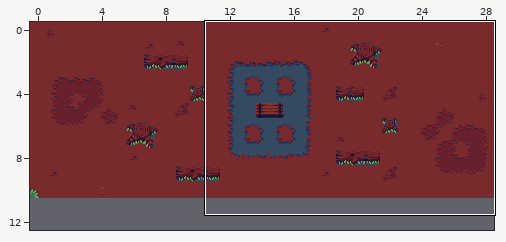
A Tiled map gets an edit: public/assets/map/forest_battlemap3.tmx. Above: a wide view before the commit, with the close-up outlined.
Close-up. Before the edit:
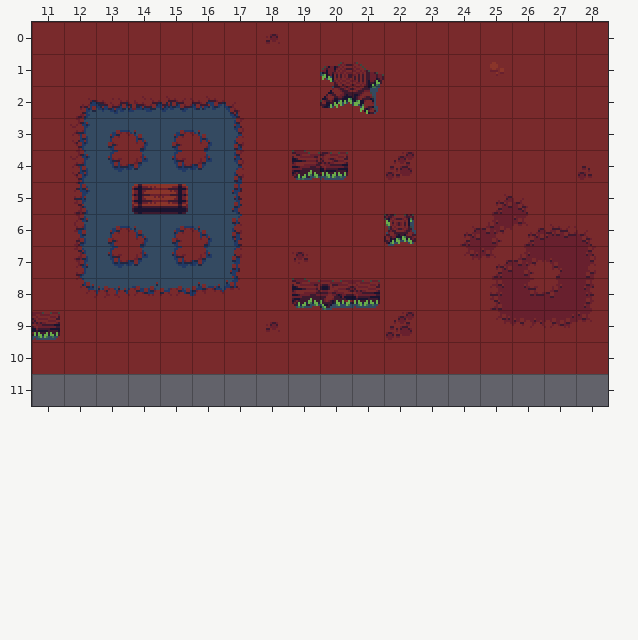
Cells are 16x16 px. Shown: x 11..28, y 0..11. The commit also changed other parts of the map, which this record leaves out. The old version is drawn lined up with the new one.
New version:
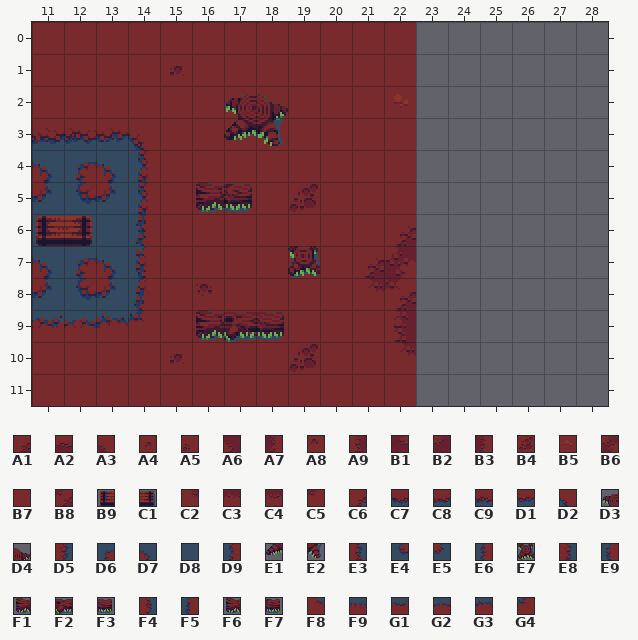
Key: from "forest_tilemap": A1 7, A2 10, A3 12, A4 27, A5 28, A6 33, A7 36, A8 51, A9 55, B1 56, B2 57, B3 60, B4 75, B5 76, B6 80, B7 100, B8 104, B9 118, C1 119, C2 127, C3 128, C4 129, C5 132, C6 151, C7 152, C8 153, C9 154, D1 155, D2 156, D3 157, D4 158, D5 175, D6 176, D7 177, D8 179, D9 180, E1 181, E2 182, E3 199, E4 200, E5 201, E6 204, E7 205, E8 223, E9 228, F1 229, F2 230, F3 231, F4 247, F5 252, F6 253, F7 254, F8 271, F9 272, G1 273, G2 274, G3 275, G4 276.
__ is an empty cell.
Tiles replaced or removed in this view: A1, A2, A3, A4, A5, A6, A7, A8, A9, B1, B2, B3, B4, B5, B6, B7, B8, B9, C1, C2, C3, C4, C5, C6, C7, C8, C9, D1, D2, D3, D4, D5, D6, D7, D8, D9, E1, E2, E3, E4, E5, E6, E7, E8, E9, F1, F2, F3, F4, F5, F6, F7, F8, F9, G1, G2, G3, G4.
Tiles of an added or newly shown layer are drawn over the layers below it.
Difference:
Changed rows in their new state; .. is an unchanged cell.
map size 29x11 -> 23x13 cells
Layer "background_layer" (added):
first column x 11:
 0 .. .. .. .. .. .. .. B7 .. .. .. ..
 1 .. .. .. .. A4 .. .. .. .. B7 B7 ..
 2 .. B7 B7 B7 B7 B7 B7 B7 .. B7 B7 ..
 3 C8 C9 D1 D2 B7 B7 B7 A8 .. .. .. ..
 4 D7 D6 D7 D9 B7 B7 B7 .. B7 B7 .. B7
 5 E5 E4 E5 D9 B7 B7 B7 .. B4 .. .. ..
 6 D8 D8 D8 E6 B7 B7 B7 .. .. .. .. A1
 7 D7 D6 D7 E9 B7 B7 B7 .. B7 .. A1 B6
 8 E5 E4 E5 F5 B7 A8 B7 .. B7 B7 C2 B8
 9 G1 G2 G3 G4 .. B7 B7 B7 .. .. .. A9
10 .. .. .. .. A4 .. .. .. B4 .. .. ..
11 B7 B7 B7 B7 B7 B7 B7 B7 B7 B7 B7 B7
Layer "transparent_obstacles_layer":
first column x 11:
 0 .. .. .. .. .. .. .. __ .. .. .. .. __ __ __ __ __ __
 1 .. .. .. .. __ .. .. .. .. __ __ .. __ __ __ __ __ __
 2 .. __ __ __ __ __ D3 D4 .. __ __ .. __ __ __ __ __ __
 3 __ __ __ __ __ __ E1 E2 .. .. .. .. __ __ __ __ __ __
 4 __ __ __ __ __ __ __ .. __ __ .. __ __ __ __ __ __ __
 5 __ __ __ __ __ F6 F7 .. __ .. .. .. __ __ __ __ __ __
 6 B9 C1 __ __ __ __ __ .. .. .. .. __ __ __ __ __ __ __
 7 __ __ __ __ __ __ __ .. E7 .. __ __ __ __ __ __ __ __
 8 __ __ __ __ __ __ __ .. __ __ __ __ __ __ __ __ __ __
 9 __ __ __ __ .. F1 F2 F3 .. .. .. __ __ __ __ __ __ __
10 .. .. .. .. __ .. .. .. __ .. .. .. __ __ __ __ __ __
Layer "top_layer":
first column x 11:
 1 .. .. .. .. .. .. .. .. .. __ __ ..
 2 .. .. .. .. .. .. .. .. .. __ __ ..
 4 .. .. .. .. .. .. .. .. __ __ .. ..
 5 .. .. .. __ __ .. .. .. .. .. .. ..
 6 .. .. .. .. .. .. .. .. .. .. .. __
 8 .. .. .. .. .. .. .. .. __ __ __ ..
 9 __ .. .. .. .. .. .. .. .. .. .. ..
Changed places in both close-ups, as pixel boxes (x1, y1, x2, y2):
changed: (32, 22, 608, 406)
